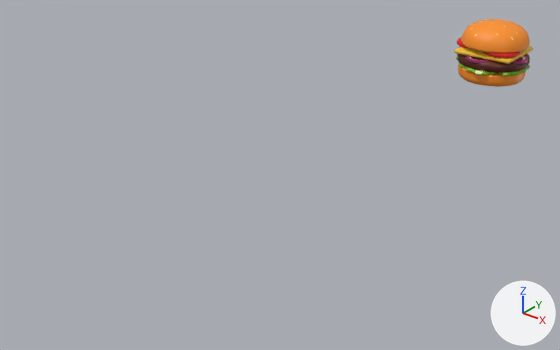
One commit to the FBX model Assets/Models/burger.fbx: the scene before it, then after it.
The view is the same before and after, from a 50 mm camera at (2.41, -1.74, 2.02) aimed at (-0.27, 1.62, -0.06). The lights are fixed; the arrows at lower right show +X, +Y and +Z. The older version comes first. Where no turn or scale is listed for an object, it has been applied to the vertices.

Objects in the first picture: 'burger_base', 'burger_bread', 'burger_cheese', 'burger_lettece', 'burger_meat', 'burger_onions', 'burger_tomato'.
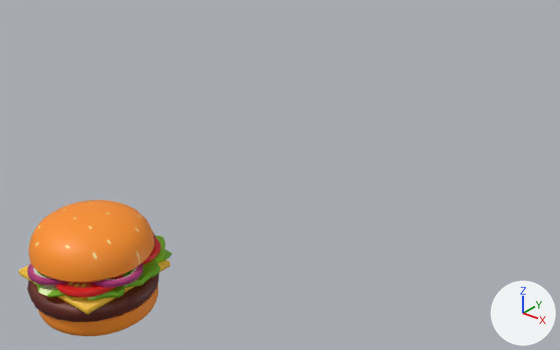
Boxes (x1, y1, x2, y2) around the edits, measured in the pictures (560 x 350 px):
'burger_bread', moved: before (461, 19, 530, 53); after (28, 200, 155, 282)
'burger_meat', moved: before (457, 53, 530, 73); after (27, 273, 159, 322)
'burger_base', moved: before (458, 63, 526, 87); after (38, 286, 159, 336)
'burger_lettece', moved: before (456, 57, 530, 76); after (33, 235, 172, 301)
'burger_cheese', moved: before (454, 46, 533, 64); after (19, 260, 170, 314)
'burger_tomato', moved: before (457, 38, 521, 58); after (55, 237, 161, 297)
'burger_onions', moved (mostly hidden before): before (460, 46, 528, 64); after (27, 233, 155, 287)

The change, as a list of edits to the scene's bpy script:
```text
Change me_burger_bread:
    used by ob_burger_bread; location = (0.0, 4.0, 0.341)
    remove me_burger_bread.from_pydata(...)  # 258 vertices, 257 faces; spans x -0.262..0.262, y -0.262..0.262, z -0.068..0.116
    add me_burger_bread.from_pydata(...)  # 258 vertices, 257 faces; spans x -0.262..0.262, y -0.262..0.262, z 0.0..0.184
    me_burger_bread part 2: the whole mesh is moved by (0.0, 0.0, 0.068)
Change me_burger_meat:
    used by ob_burger_meat; location = (0.002, 4.002, 0.162)
    remove me_burger_meat.from_pydata(...)  # 81 vertices, 76 faces; spans x -0.284..0.279, y -0.283..0.283, z -0.036..0.037
    add me_burger_meat.from_pydata(...)  # 81 vertices, 76 faces; spans x -0.288..0.275, y -0.289..0.277, z -0.001..0.072
    me_burger_meat part 4: the whole mesh is moved by (-0.005, -0.006, 0.036)
Change me_burger_lettece:
    used by ob_burger_lettece; location = (0.005, 4.013, 0.113)
    remove me_burger_lettece.from_pydata(...)  # 150 vertices, 108 faces; spans x -0.301..0.274, y -0.315..0.307, z -0.014..0.014
    add me_burger_lettece.from_pydata(...)  # 150 vertices, 108 faces; spans x -0.294..0.28, y -0.288..0.334, z 0.0..0.028
    me_burger_lettece part 1: the whole mesh is moved by (0.006, 0.027, 0.014)
Change me_burger_onions:
    used by ob_burger_onions; location = (0.0, 4.0, 0.0)
    remove me_burger_onions.from_pydata(...)  # 556 vertices, 612 faces; spans x -0.299..0.29, y -0.285..0.289, z 0.184..0.207
    add me_burger_onions.from_pydata(...)  # 556 vertices, 612 faces; spans x -0.295..0.294, y -0.291..0.283, z -0.002..0.021
    me_burger_onions part 3: the whole mesh is moved by (0.004, -0.006, -0.186)
Change ob_burger_base:
    ob_burger_base.location: (0.0, 4.0, 0.0) -> (0.0, 0.0, 0.0)
Change ob_burger_bread:
    ob_burger_bread.location: (0.0, 4.0, 0.341) -> (0.0, 0.0, 0.277)
Change ob_burger_meat:
    ob_burger_meat.location: (0.002, 4.002, 0.162) -> (0.0, 0.0, 0.099)
Change ob_burger_cheese:
    ob_burger_cheese.location: (0.0, 4.0, 0.226) -> (0.0, 0.0, 0.172)
Change ob_burger_lettece:
    ob_burger_lettece.location: (0.005, 4.013, 0.113) -> (0.0, 0.0, 0.201)
Change ob_burger_onions:
    ob_burger_onions.location: (0.0, 4.0, 0.0) -> (0.0, 0.0, 0.256)
Change ob_burger_tomato:
    ob_burger_tomato.location: (0.006, 4.006, 0.261) -> (0.0, 0.0, 0.228)
```
